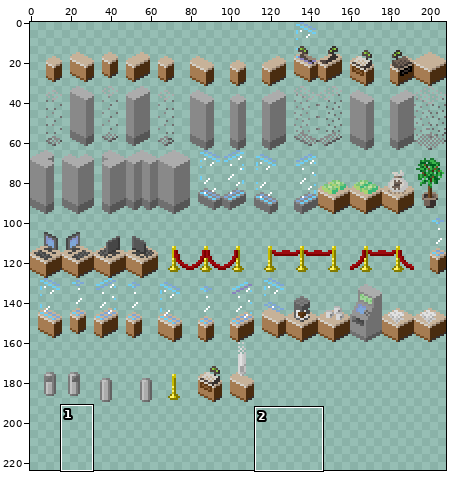
Two versions of one sprite sheet, Assets/Art/Tilesets/Objects/Objects.png. The first picture is a wide view before the edit; the outline marks the close-up.
Close-up. Old version:
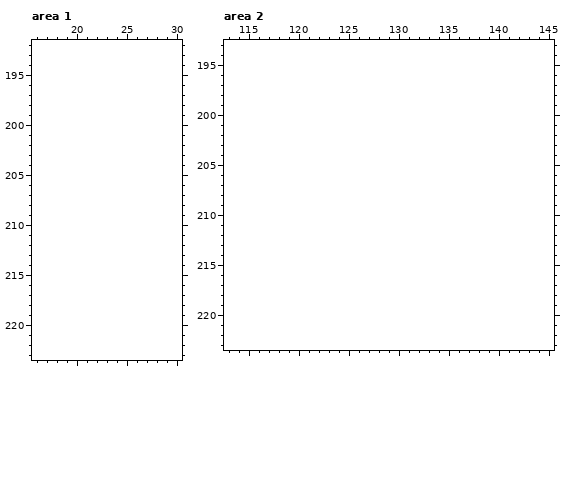
The file is 208x192 pixels. Shown: area 1: x 16..30, y 192..223; area 2: x 113..145, y 193..223. The old version is drawn lined up with the new one, on the new canvas. The commit also changed other parts of the picture, which this record leaves out.
New version:
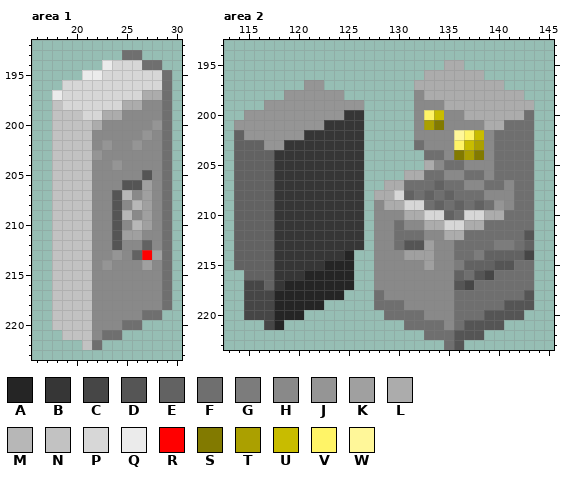
Palette (. is transparent): A #252525  B #363636  C #464646  D #555555  E #626262  F #6f6f6f  G #7c7c7c  H #898989  J #959595  K #a0a0a0  L #acacac  M #b7b7b7  N #c2c2c2  P #d7d7d7  Q #ebebeb  R #ff0000  S #827a00  T #aba000  U #c8bc00  V #fff467  W #fff799
Difference:
canvas 208x192 -> 208x224
Changed rows in their new state; - is an unchanged pixel.
Area 1:
first column x 18:
193 -------FF---
194 -----QPPPFF-
195 ---QQPPPPPPF
196 -PPPPPPPPPPF
197 QPPPPPPPPLLF
198 NPPPPPPLLHHF
199 NNNPPLLHHHHF
200 NNNNLHHHHHJF
201 NNNNHHHHHJHF
202 NNNNHJHHJHHF
203 NNNNJHHHHHHF
204 NNNNHHJHHHHF
205 NNNNHHHHHDHF
206 NNNNHHHDDKHF
207 NNNNHHDMHKHF
208 NNNNHHDHMKHF
209 NNNNHHDMHKHF
210 NNNNHHDHMKHF
211 NNNNHHDKKHHF
212 NNNNHHDHHEHF
213 NNNNHHJHERKF
214 NNNNHJHHHKHF
215 NNNNHHHHHHHF
216 NNNNHHHHHHHF
217 NNNNHHHHHHHF
218 NNNNHHHHHHHF
219 NNNNHHHHHFF-
220 NNNNHHHFF---
221 -NNNHFF-----
222 ---NF-------
Area 2:
first column x 114:
195 ---------------------LL-------
196 -------------------LLLLLL-----
197 -------JJ---------LLLLLLLLL---
198 -----JJJJJJ-------HLLLLLLLLLL-
199 ---JJJJJJJJJJ-----HHHLLLLLLLLL
200 -JJJJJJJJJJBB-----HVUHHLLLLLLF
201 JJJJJJJJJBBBB-----HTSHHHHLLFFF
202 EJJJJJJBBBBBB-----HHHHWVUHFFFF
203 EEEJJBBBBBBBB-----FHHHVUTHFFFF
204 EEEEBBBBBBBBB------FFHSTSHFFFF
205 EEEEBBBBBBBBB------LHFFHHHFFFF
206 EEEEBBBBBBBBB----LLFFHHFFHFFFF
207 EEEEBBBBBBBBB--LLFFFEFFHHFFHFF
208 EEEEBBBBBBBBB-LLPEFEFEFFFHHHFF
209 EEEEBBBBBBBBB-HLLPPFEFEFEFJHFF
210 EEEEBBBBBBBBB-HHHLLPPEFPPLLFFF
211 EEEEBBBBBBBBB-HHFHHLLPPLLFFFFF
212 EEEEBBBBBBBBB-HHFFFHHLLFFFFFFD
213 EEEEBBBBBBBBB-HHFDDKHHFFFFGGFE
214 EEEEBBBBBBBA--HHHKKKHHFFGEEEEC
215 EEEEBBBBBAAA--HHHHHKHHGEEEDDFF
216 -EEEBBBAAAAA--HHHHHHHHEFDCFFFF
217 -CCEBAAAAAAA--HHHHHHHHDCFFFFFF
218 -CCCAAAAAAA---FHHHHHHHFFFFFFFD
219 -CCCAAAAA-----FFFHHHHHFFFFFDDD
220 -CCCAAA--------FFFFHHHFFFDDDD-
221 ---CA------------FFFFHFDDDD---
222 -------------------FFFDDD-----
223 ---------------------FD-------
Changed places in both close-ups, as pixel boxes (x1, y1, x2, y2):
added: (52, 50, 172, 350)
added: (234, 60, 534, 350)
